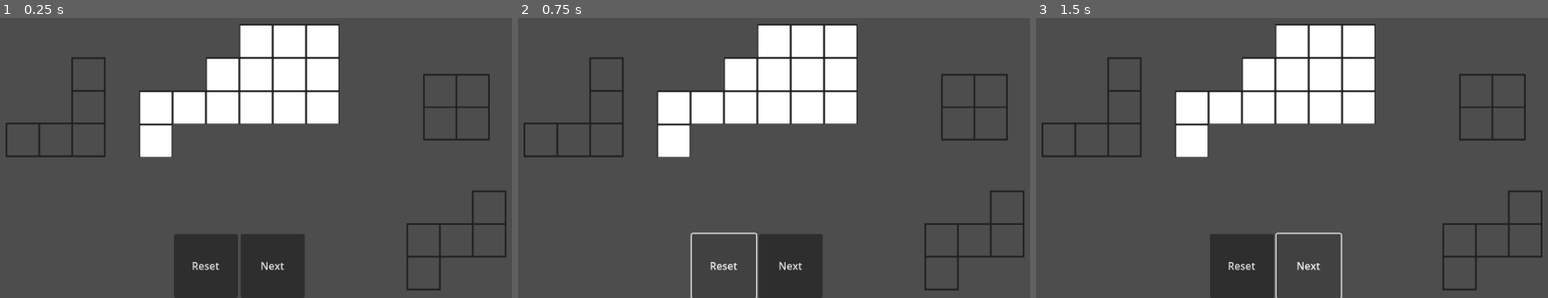
Above: before the commit, frames 1-3 (left to right).
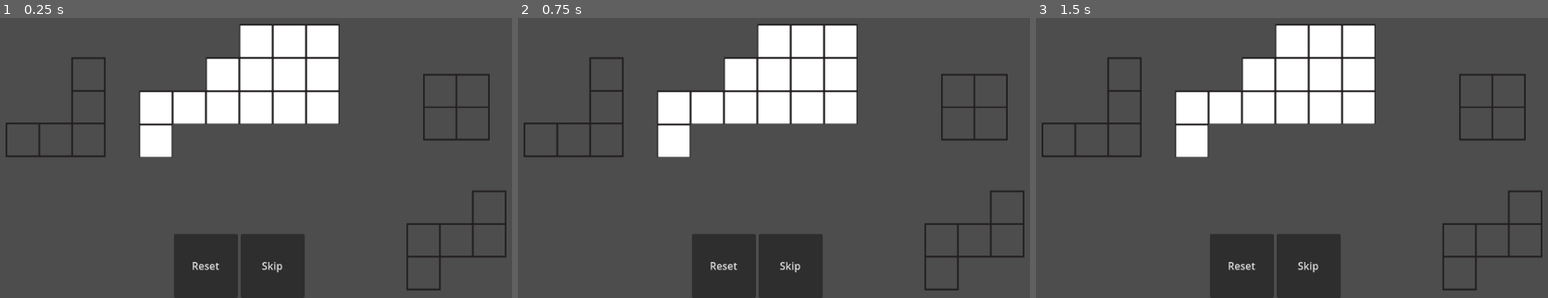
Above: after the commit, the same moments.

Repository: Saplings-Projects/Birthday-2024
Game: Godot game, scene res://MainScenes/main_level.tscn
Two runs of this game, one before a commit and one after it. Both use one fixed random seed, a clock stepped at 60 frames per second and the inputs below.
Inputs (mouse positions are in pixels of both pictures, inside the frame that each line leads up to):
- Up to frame 1 (0.25 s): no input
- Up to frame 2 (0.75 s): click "Reset" at 0.5 s
- Up to frame 3 (1.5 s): click (1307, 267) at 1.25 s, where only the run before the commit has a clickable "Next"

The runs differ from the first frame. In frame 1, less than 0.1% of the frame differs, in the area x 50-56%, y 87-91%; in frame 2, 0.3%; in frame 3, 0.3%, in the area x 46-60%, y 76-100%.

Commit message:
- Added functions to `GamePlayState` to reset or skip to the next puzzle - Added functions to `GameWinState` to reset or go to the next puzzle - Added win text to main screen of puzzle UI - Setup functionality for buttons in UI

Diff:
--- a/Birthday-2024-Project/MainScenes/main_level.tscn
+++ b/Birthday-2024-Project/MainScenes/main_level.tscn
@@ -64,4 +64,8 @@
 [node name="Camera2D" type="Camera2D" parent="."]
 zoom = Vector2(0.65, 0.65)
 
-[node name="PuzzleUiManager" parent="." instance=ExtResource("8_40gag")]
+[node name="PuzzleUiManager" parent="." node_paths=PackedStringArray("controller") instance=ExtResource("8_40gag")]
+controller = NodePath("../GameManager")
+
+[connection signal="initialized_event" from="GameManager" to="PuzzleUiManager" method="on_puzzle_initialized"]
+[connection signal="state_changed_event" from="GameManager" to="PuzzleUiManager" method="on_puzzle_state_changed"]
--- a/Birthday-2024-Project/ScenePrefabs/PuzzleUiManager.tscn
+++ b/Birthday-2024-Project/ScenePrefabs/PuzzleUiManager.tscn
@@ -5,10 +5,13 @@
 [ext_resource type="Script" path="res://Scripts/UI/Puzzle/States/PuzzleUiPlayState.gd" id="3_aj75g"]
 [ext_resource type="Script" path="res://Scripts/UI/Puzzle/States/PuzzleUiWinState.gd" id="4_4ulfu"]
 
-[node name="PuzzleUiManager" type="CanvasLayer"]
+[node name="PuzzleUiManager" type="CanvasLayer" node_paths=PackedStringArray("main_screen", "play_state", "win_state")]
 script = ExtResource("1_e57yp")
+main_screen = NodePath("MainScreen")
+play_state = NodePath("States/PuzzleUiPlayState")
+win_state = NodePath("States/PuzzleUiWinState")
 
-[node name="MainScreen" type="Control" parent="."]
+[node name="MainScreen" type="Control" parent="." node_paths=PackedStringArray("context_button", "reset_button", "win_text")]
 layout_mode = 3
 anchors_preset = 15
 anchor_right = 1.0
@@ -16,6 +19,9 @@
 grow_horizontal = 2
 grow_vertical = 2
 script = ExtResource("2_fxt11")
+context_button = NodePath("MarginContainer/HBoxContainer/Context Button")
+reset_button = NodePath("MarginContainer/HBoxContainer/Reset Button")
+win_text = NodePath("Win Text")
 
 [node name="MarginContainer" type="MarginContainer" parent="MainScreen"]
 layout_mode = 1
@@ -37,12 +43,29 @@
 size_flags_vertical = 4
 text = "Reset"
 
-[node name="Next Button" type="Button" parent="MainScreen/MarginContainer/HBoxContainer"]
+[node name="Context Button" type="Button" parent="MainScreen/MarginContainer/HBoxContainer"]
 custom_minimum_size = Vector2(100, 100)
 layout_mode = 2
 size_flags_horizontal = 4
 size_flags_vertical = 4
-text = "Next"
+text = "<context>"
+
+[node name="Win Text" type="Label" parent="MainScreen"]
+layout_mode = 1
+anchors_preset = 8
+anchor_left = 0.5
+anchor_top = 0.5
+anchor_right = 0.5
+anchor_bottom = 0.5
+offset_left = -20.0
+offset_top = 181.0
+offset_right = 20.0
+offset_bottom = 204.0
+grow_horizontal = 2
+grow_vertical = 2
+text = "WIN"
+horizontal_alignment = 1
+vertical_alignment = 1
 
 [node name="States" type="Control" parent="."]
 layout_mode = 3
--- a/Birthday-2024-Project/Scripts/Game/States/GamePlayState.gd
+++ b/Birthday-2024-Project/Scripts/Game/States/GamePlayState.gd
@@ -1,5 +1,14 @@
 class_name GamePlayState
 extends GameState
+
+
+func reset_puzzle():
+	get_tree().reload_current_scene()
+
+
+func skip_puzzle():
+	print("skip_puzzle is not fully implemented", self)
+	reset_puzzle() # TODO: DELETE THIS WHEN NO LONGER NEEDED.
 
 
 func _on_grid_updated():
--- a/Birthday-2024-Project/Scripts/Game/States/GameWinState.gd
+++ b/Birthday-2024-Project/Scripts/Game/States/GameWinState.gd
@@ -1,5 +1,14 @@
 class_name GameWinState
 extends GameState
+
+
+func next_puzzle():
+	print("next_puzzle is not fully implemented", self)
+	reset_puzzle() # TODO: DELETE THIS WHEN NO LONGER NEEDED.
+
+
+func reset_puzzle():
+	get_tree().reload_current_scene()
 
 
 #region GameState
--- a/Birthday-2024-Project/Scripts/GameManager.gd
+++ b/Birthday-2024-Project/Scripts/GameManager.gd
@@ -23,9 +23,15 @@
 var remaining_settle_delay: float
 
 var _current_state: GameState
+var _is_inititialized: bool
 var _previous_state: GameState
 
+signal initialized_event()
 signal state_changed_event(state)
+
+
+func get_current_state() -> GameState:
+	return _current_state
 
 
 func switch_to_play_state():
@@ -62,12 +68,17 @@
 	empty_state.set_manager(self)
 	play_state.set_manager(self)
 	win_state.set_manager(self)
-	switch_to_play_state()
 
 	#TODO: Load level using Level Select
 	grid.LoadLevel(debug_setupData)
 
 func _process(delta):
+	if not _is_inititialized:
+		_is_inititialized = true
+
+		initialized_event.emit()
+		switch_to_play_state()
+
 	if held_piece == null:
 		return
 
--- a/Birthday-2024-Project/Scripts/UI/Puzzle/PuzzleMainScreen.gd
+++ b/Birthday-2024-Project/Scripts/UI/Puzzle/PuzzleMainScreen.gd
@@ -2,5 +2,14 @@
 extends Control
 
 
-@export var next_button: Button
+@export_group("UI Elements")
+@export var context_button: Button
 @export var reset_button: Button
+@export var win_text: Label
+
+
+func show_hide_win_text(is_showing: bool):
+	if is_showing:
+		win_text.show()
+	else:
+		win_text.hide()
--- a/Birthday-2024-Project/Scripts/UI/Puzzle/PuzzleUiManager.gd
+++ b/Birthday-2024-Project/Scripts/UI/Puzzle/PuzzleUiManager.gd
@@ -1,8 +1,9 @@
 class_name PuzzleUiManager
 extends CanvasLayer
 
+@export var controller: GameManager
 
-@export_group("UI Elements")
+@export_group("Screens")
 @export var main_screen: PuzzleMainScreen
 
 @export_group("States")
@@ -17,15 +18,22 @@
 
 
 func on_puzzle_state_changed(state: GameState):
-	match state:
-		GamePlayState:
-			_switch_state(play_state)
+	if state is GamePlayState:
+		_switch_state(play_state)
+	elif state is GameWinState:
+		_switch_state(win_state)
+	else:
+		printerr("Unhandled puzzle state in puzzle UI Manager", self)
 
-		GameWinState:
-			_switch_state(win_state)
-
-		_:
-			printerr("Unhandled puzzle state in puzzle UI Manager", self)
+	#match state:
+		#GamePlayState:
+			#_switch_state(play_state)
+		#
+		#GameWinState:
+			#_switch_state(win_state)
+		#
+		#_:
+			#printerr("Unhandled puzzle state in puzzle UI Manager", self)
 
 
 func show_main_screen():
@@ -54,4 +62,11 @@
 		_current_state.update_state()
 
 
+func _ready():
+	play_state._controller = controller
+	play_state._ui_manager = self
+	win_state._controller = controller
+	win_state._ui_manager = self
+
+
 #endregion Node
--- a/Birthday-2024-Project/Scripts/UI/Puzzle/States/PuzzleUiPlayState.gd
+++ b/Birthday-2024-Project/Scripts/UI/Puzzle/States/PuzzleUiPlayState.gd
@@ -1,15 +1,44 @@
 class_name PuzzleUiPlayState
 extends PuzzleUiState
+
+
+var _state: GamePlayState
+
+
+func _on_reset_clicked():
+	_state.reset_puzzle()
+
+
+func _on_skip_clicked():
+	_state.skip_puzzle()
 
 
 #region PuzzleUiState
 
 func enter_state():
-	pass
+	var state = _controller.get_current_state()
+
+	if not state is GamePlayState:
+		printerr("Puzzle is not in play state", self)
+		return
+
+	_state = state
+
+	_ui_manager.show_main_screen()
+
+	var screen = _ui_manager.main_screen
+	screen.show_hide_win_text(false)
+	screen.context_button.text = "Skip"
+	screen.context_button.button_up.connect(_on_skip_clicked)
+	screen.reset_button.button_up.connect(_on_reset_clicked)
 
 
 func exit_state():
-	pass
+	_state = null
+
+	var screen = _ui_manager.main_screen
+	screen.context_button.button_up.disconnect(_on_skip_clicked)
+	screen.reset_button.button_up.disconnect(_on_reset_clicked)
 
 
 func update_state():
--- a/Birthday-2024-Project/Scripts/UI/Puzzle/States/PuzzleUiState.gd
+++ b/Birthday-2024-Project/Scripts/UI/Puzzle/States/PuzzleUiState.gd
@@ -2,6 +2,7 @@
 extends Control
 
 
+var _controller: GameManager
 var _ui_manager: PuzzleUiManager
 
 
--- a/Birthday-2024-Project/Scripts/UI/Puzzle/States/PuzzleUiWinState.gd
+++ b/Birthday-2024-Project/Scripts/UI/Puzzle/States/PuzzleUiWinState.gd
@@ -1,15 +1,44 @@
 class_name PuzzleUiWinState
 extends PuzzleUiState
+
+
+var _state: GameWinState
+
+
+func _on_next_clicked():
+	_state.next_puzzle()
+
+
+func _on_reset_clicked():
+	_state.reset_puzzle()
 
 
 #region PuzzleUiState
 
 func enter_state():
-	pass
+	var state = _controller.get_current_state()
+
+	if not state is GameWinState:
+		printerr("Puzzle is not in win state", self)
+		return
+
+	_state = state
+
+	_ui_manager.show_main_screen()
+
+	var screen = _ui_manager.main_screen
+	screen.show_hide_win_text(true)
+	screen.context_button.text = "Next"
+	screen.context_button.button_up.connect(_on_next_clicked)
+	screen.reset_button.button_up.connect(_on_reset_clicked)
 
 
 func exit_state():
-	pass
+	_state = null
+
+	var screen = _ui_manager.main_screen
+	screen.context_button.button_up.disconnect(_on_next_clicked)
+	screen.reset_button.button_up.disconnect(_on_reset_clicked)
 
 
 func update_state():
